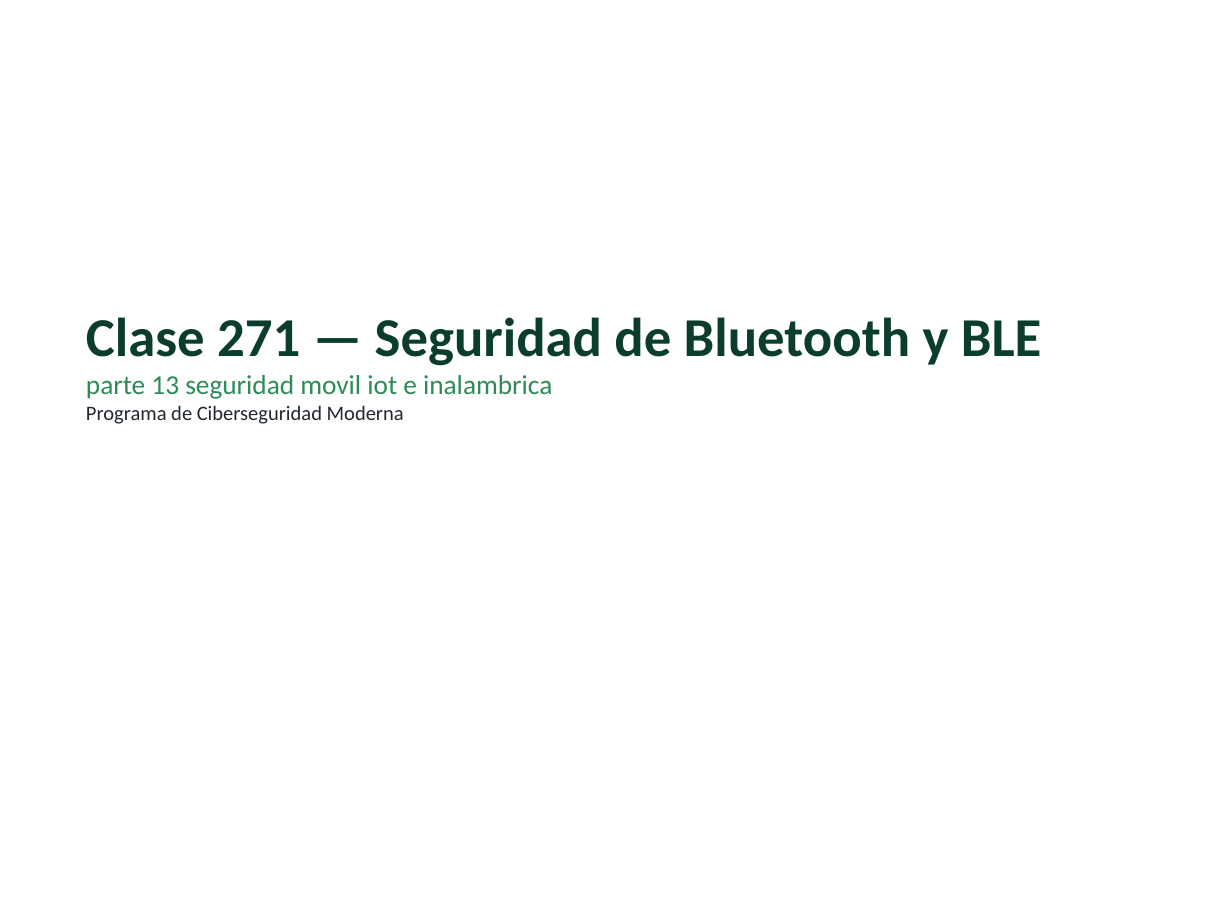
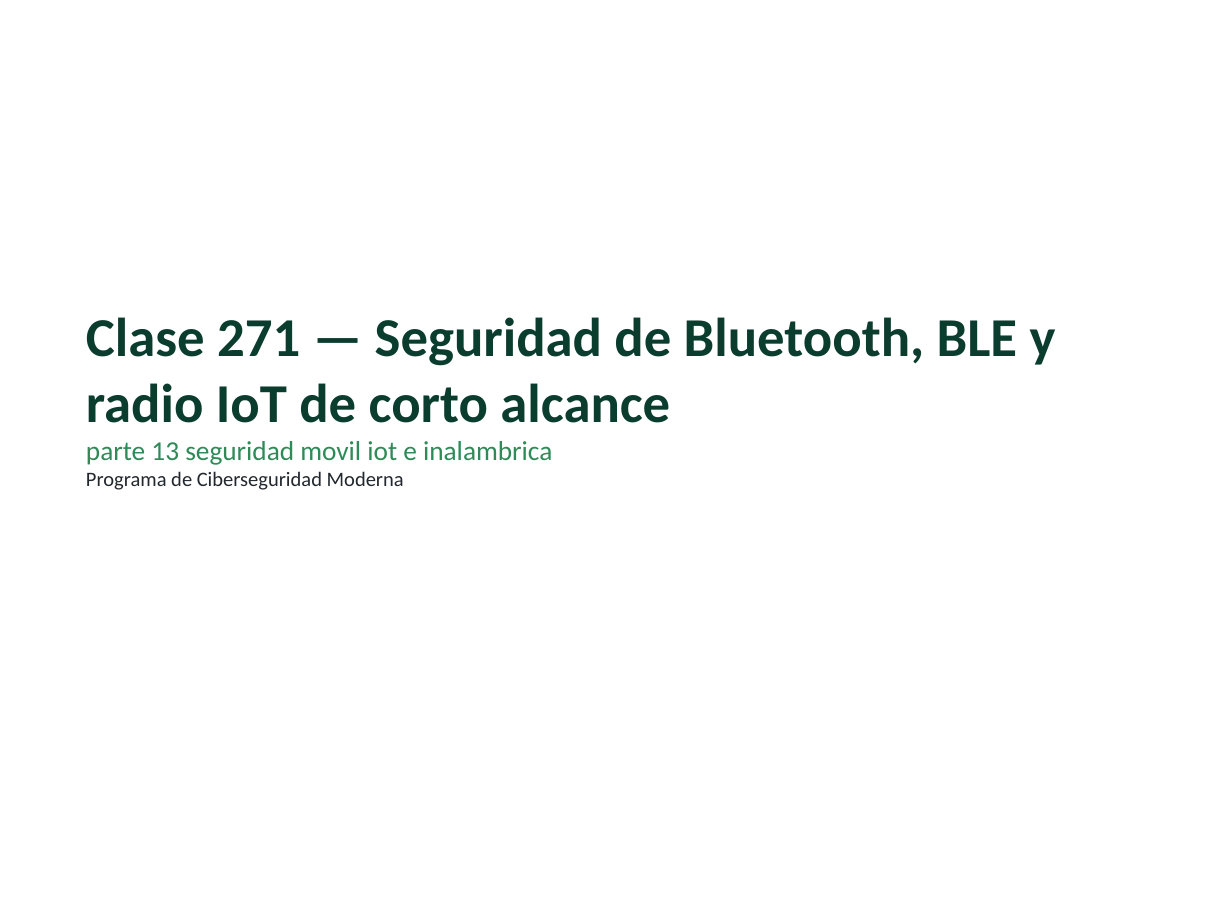
Before and after one commit to vladimiracunadev-create/modern-cybersecurity-program, a slide deck: slide 1 of classes/parte-13-seguridad-movil-iot-e-inalambrica/271-seguridad-de-bluetooth-y-ble/clase-271-presentacion.pptx. Drawn at 1232x924 pixels with LibreOffice and Linux fonts; fonts in the diff are those of the drawing. Boxes give left, top, right and bottom in pixels: in the first picture for what was removed or moved away, otherwise in the second. Text is boxed around its words. In the diff, an @@ line names an element or a change of style, - is before the commit and + after.

Commit message:
feat(parte-13): profundizar auditoria de hardware y radio

```diff
--- a/classes/parte-13-seguridad-movil-iot-e-inalambrica/271-seguridad-de-bluetooth-y-ble/clase-271-presentacion.pptx
+++ b/classes/parte-13-seguridad-movil-iot-e-inalambrica/271-seguridad-de-bluetooth-y-ble/clase-271-presentacion.pptx
@@ text at (86, 317, 1056, 423): text changed @@
-Clase 271 — Seguridad de Bluetooth y BLE
+Clase 271 — Seguridad de Bluetooth, BLE y radio IoT de corto alcance
```
Also in this commit, not shown: 15 other slides changed, 27 other files.
